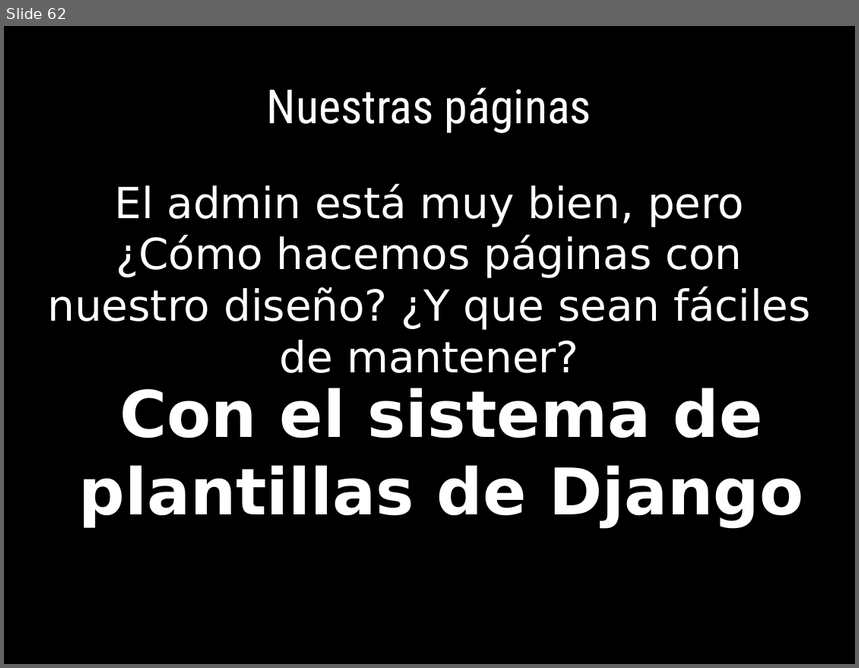
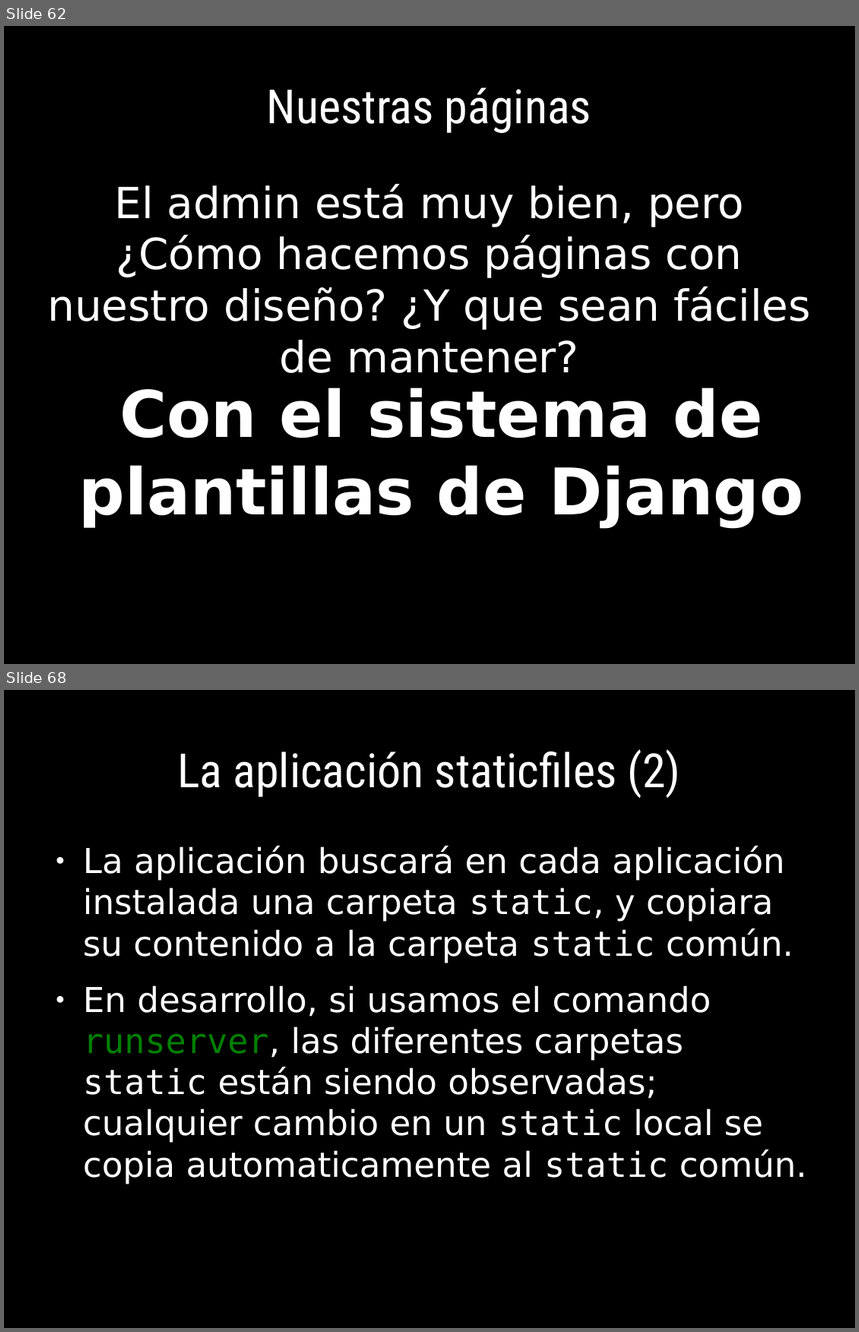
Before and after one commit to euribates/curso-django, a slide deck: presentacion/curso_django.odp. Shown one above the other, each under a label of ours: slide 62 before the commit, slides 62 and 68 after it; the slides between them are not shown. The pictures are 859x668 and 859x1332 pixels, drawn with LibreOffice and Linux fonts; fonts in the diff are those of the drawing; background and template pictures are left out. Boxes give left, top, right and bottom in pixels: in the first picture for what was removed or moved away, otherwise in the second. Text is boxed around its words. In the diff, an @@ line names an element or a change of style, - is before the commit and + after.

```diff
--- a/presentacion/curso_django.odp
+++ b/presentacion/curso_django.odp
@@ slide 68 added at [4, 690, 855, 1328], background #000000 @@
@@ title added at [177, 749, 681, 798], 44 pt, text #FFFFFF @@
+La aplicación staticfiles (2)
@@ text added at [83, 846, 807, 1185], 32 pt, text #FFFFFF @@
+● La aplicación buscará en cada aplicación instalada una carpeta static, y copiara su contenido a la carpeta static común.
+● En desarrollo, si usamos el comando runserver, las diferentes carpetas static están siendo observadas; cualquier cambio en un static local se copia automaticamente al static común.
```
Also in this commit, not shown: 1 slide changed, 6 other slides added, 6 other files.
